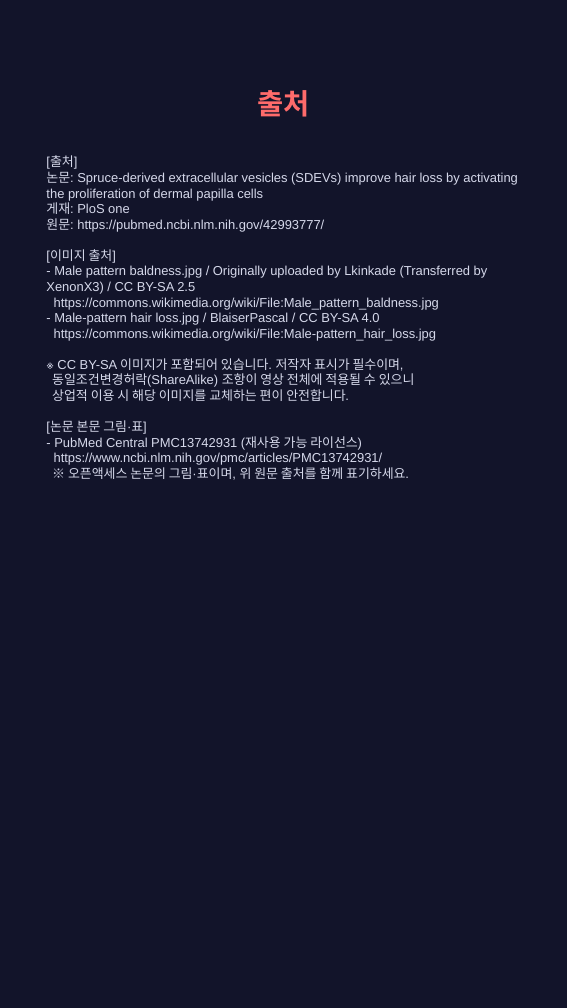
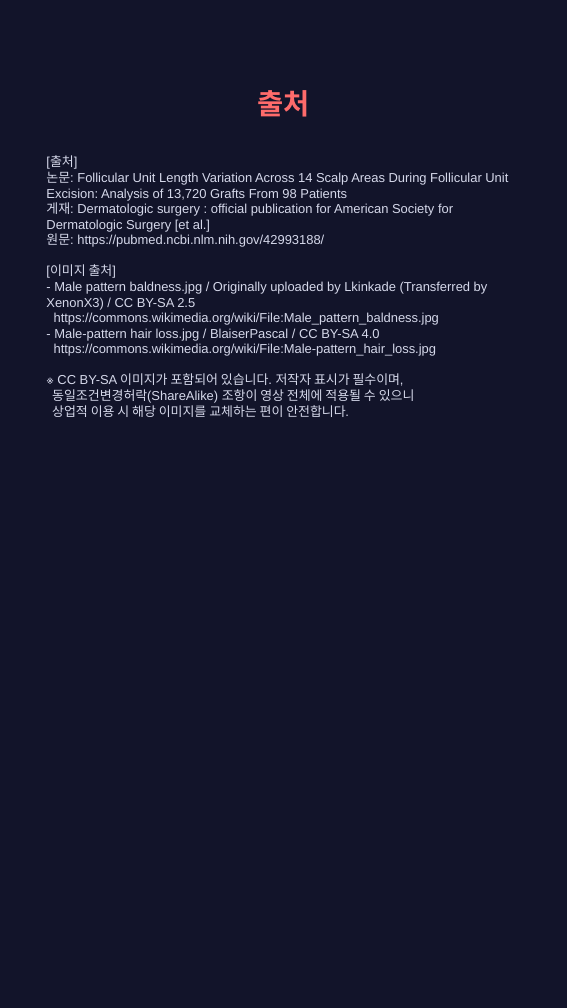
Before and after one commit to hyokang2010-BJ-ANTH/product-builder-test, a slide deck: slide 10 of pwa/data/latest/slides.pptx (slide 9 before the commit). Drawn at 567x1008 pixels with LibreOffice and Linux fonts; fonts in the diff are those of the drawing. Boxes give left, top, right and bottom in pixels: in the first picture for what was removed or moved away, otherwise in the second. Text is boxed around its words. In the diff, an @@ line names an element or a change of style, - is before the commit and + after.

```diff
--- a/pwa/data/latest/slides.pptx
+++ b/pwa/data/latest/slides.pptx
@@ text at (46,156,508,417): text changed @@
-[출처]
-논문: Spruce-derived extracellular vesicles (SDEVs) improve hair loss by activating the proliferation of dermal papilla cells
-게재: PloS one
-원문: https://pubmed.ncbi.nlm.nih.gov/42993777/
-[이미지 출처]
-- Male pattern baldness.jpg / Originally uploaded by Lkinkade (Transferred by XenonX3) / CC BY-SA 2.5
-https://commons.wikimedia.org/wiki/File:Male_pattern_baldness.jpg
-- Male-pattern hair loss.jpg / BlaiserPascal / CC BY-SA 4.0
-https://commons.wikimedia.org/wiki/File:Male-pattern_hair_loss.jpg
-※ CC BY-SA 이미지가 포함되어 있습니다. 저작자 표시가 필수이며,
-동일조건변경허락(ShareAlike) 조항이 영상 전체에 적용될 수 있으니
-상업적 이용 시 해당 이미지를 교체하는 편이 안전합니다.
-[논문 본문 그림·표]
-- PubMed Central PMC13742931 (재사용 가능 라이선스)
-https://www.ncbi.nlm.nih.gov/pmc/articles/PMC13742931/
-※ 오픈액세스 논문의 그림·표이며, 위 원문 출처를 함께 표기하세요.
+[출처]
+논문: Follicular Unit Length Variation Across 14 Scalp Areas During Follicular Unit Excision: Analysis of 13,720 Grafts From 98 Patients
+게재: Dermatologic surgery : official publication for American Society for Dermatologic Surgery [et al.]
+원문: https://pubmed.ncbi.nlm.nih.gov/42993188/
+[이미지 출처]
+- Male pattern baldness.jpg / Originally uploaded by Lkinkade (Transferred by XenonX3) / CC BY-SA 2.5
+https://commons.wikimedia.org/wiki/File:Male_pattern_baldness.jpg
+- Male-pattern hair loss.jpg / BlaiserPascal / CC BY-SA 4.0
+https://commons.wikimedia.org/wiki/File:Male-pattern_hair_loss.jpg
+※ CC BY-SA 이미지가 포함되어 있습니다. 저작자 표시가 필수이며,
+동일조건변경허락(ShareAlike) 조항이 영상 전체에 적용될 수 있으니
+상업적 이용 시 해당 이미지를 교체하는 편이 안전합니다.
```
Also in this commit, not shown: 1 other slide changed, 6 slides added, 5 slides removed, 26 other files.
